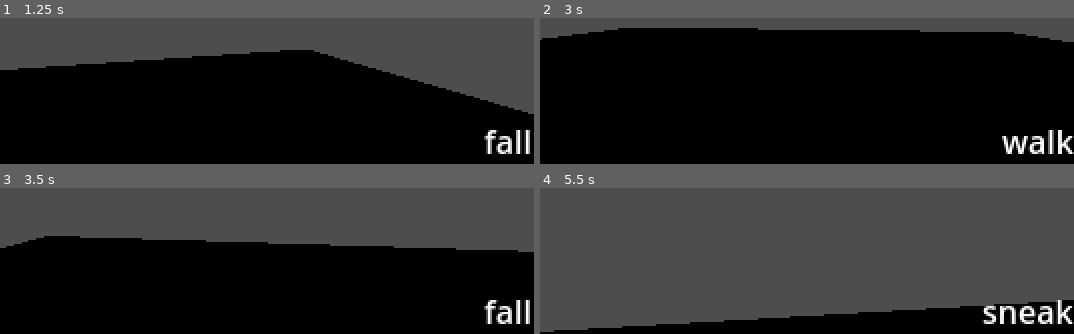
Above: before the commit, frames 1-4 (two rows, left to right).
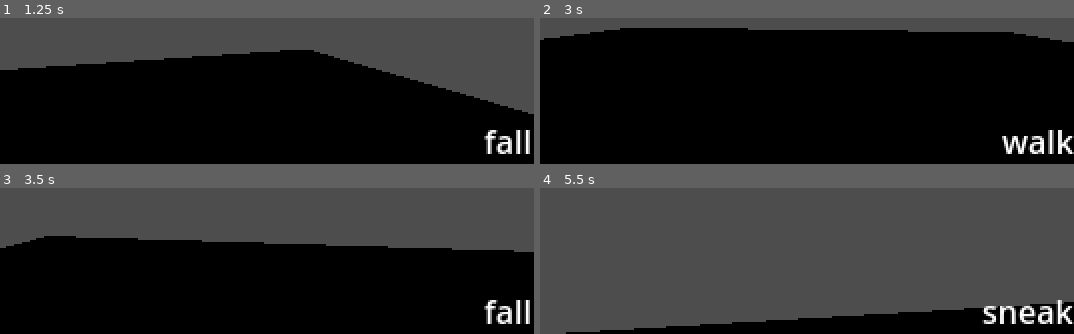
Above: after the commit, the same moments.

Repository: deinonymous/1st-3rd-Person-Base
Game: Godot game, scene res://scenes/world/world.tscn
Same seed, same stepped clock (60 frames per second), same inputs: the game is played once before the commit and once after it.
Inputs (mouse positions are in pixels of both pictures, inside the frame that each line leads up to):
- Up to frame 1 (1.25 s): tap Enter at 0.5 s; move the mouse to (outside the picture) at 0.52 s; hold W (mv_forward) from 0.53 s (still down); hold Ctrl (crouch) from 0.53 s (still down); tap Space (jump) at 0.77 s
- Up to frame 2 (3 s): keep holding W (mv_forward); move the mouse to (outside the picture) at 1.27 s; release Ctrl (crouch) at 1.28 s; tap Ctrl (crouch) at 1.35, 2.3, 2.85 s; tap Space (jump) at 1.52 s; move the mouse to (outside the picture) at 2.02 s; hold Shift (sprint) 2.03-2.78 s; move the mouse to (801, 19) at 2.77 s
- Up to frame 3 (3.5 s): keep holding W (mv_forward); tap Space (jump) at 3.02 s
- Up to frame 4 (5.5 s): keep holding W (mv_forward); move the mouse to (outside the picture) at 3.52 s; hold Ctrl (crouch) 3.53-4.28 s; tap Space (jump) at 3.77, 4.52 s; move the mouse to (outside the picture) at 4.27 s; tap Shift (sprint) at 4.35 s; tap Ctrl (crouch) at 4.55 s; move the mouse to (outside the picture) at 5.02 s; hold Ctrl (crouch) from 5.03 s (still down)

Frame 1 is identical in both runs. In frame 2, less than 0.1% of the frame differs, in the area x 0-72%, y 6-16%; in frame 3, less than 0.1%; in frame 4, 1.7%, in the area x 0-100%, y 76-100%.
Error before the commit: Invalid call. Nonexistent function 'sneak' in base 'Node3D (IdleState)'. (res://scripts/state/player-states/player_persistent_state.gd:67)
Error after the commit: Invalid call. Nonexistent function 'sneak' in base 'Node3D (IdleState)'. (res://scripts/state/player-states/player_persistent_state.gd:69)

Commit message:
tryna animate tho

Diff:
--- a/scenes/player.tscn
+++ b/scenes/player.tscn
@@ -1,16 +1,82 @@
-[gd_scene load_steps=12 format=3 uid="uid://dj8qxtraf6qq3"]
+[gd_scene load_steps=15 format=3 uid="uid://dj8qxtraf6qq3"]
 
 [ext_resource type="Script" path="res://scripts/state/player-states/player_persistent_state.gd" id="1_2ieie"]
 
 [sub_resource type="CapsuleShape3D" id="CapsuleShape3D_edq6b"]
 
 [sub_resource type="SphereShape3D" id="SphereShape3D_y670u"]
+
+[sub_resource type="CylinderMesh" id="CylinderMesh_rs64f"]
+top_radius = 0.2
+bottom_radius = 0.17
+height = 0.4
+radial_segments = 6
+rings = 1
+
+[sub_resource type="CapsuleMesh" id="CapsuleMesh_bijq0"]
+radius = 0.07
+height = 0.4
+
+[sub_resource type="CapsuleMesh" id="CapsuleMesh_mtugf"]
+radius = 0.09
+height = 0.4
+
+[sub_resource type="Animation" id="Animation_vysn6"]
+resource_name = "crouch"
 
 [sub_resource type="Animation" id="Animation_rehxu"]
 resource_name = "fall"
 
 [sub_resource type="Animation" id="Animation_ei50w"]
 resource_name = "idle"
+tracks/0/type = "value"
+tracks/0/imported = false
+tracks/0/enabled = true
+tracks/0/path = NodePath("BodyMeshes/TorsoMesh/ShoulderJointR:rotation")
+tracks/0/interp = 1
+tracks/0/loop_wrap = true
+tracks/0/keys = {
+"times": PackedFloat32Array(0),
+"transitions": PackedFloat32Array(1),
+"update": 0,
+"values": [Vector3(0, 0, 0)]
+}
+tracks/1/type = "value"
+tracks/1/imported = false
+tracks/1/enabled = true
+tracks/1/path = NodePath("BodyMeshes/TorsoMesh/ShoulderJointL:rotation")
+tracks/1/interp = 1
+tracks/1/loop_wrap = true
+tracks/1/keys = {
+"times": PackedFloat32Array(0),
+"transitions": PackedFloat32Array(1),
+"update": 0,
+"values": [Vector3(0, 0, 0)]
+}
+tracks/2/type = "value"
+tracks/2/imported = false
+tracks/2/enabled = true
+tracks/2/path = NodePath("BodyMeshes/TorsoMesh/HipJointL:rotation")
+tracks/2/interp = 1
+tracks/2/loop_wrap = true
+tracks/2/keys = {
+"times": PackedFloat32Array(0),
+"transitions": PackedFloat32Array(1),
+"update": 0,
+"values": [Vector3(0, 0, 0)]
+}
+tracks/3/type = "value"
+tracks/3/imported = false
+tracks/3/enabled = true
+tracks/3/path = NodePath("BodyMeshes/TorsoMesh/HipJointR:rotation")
+tracks/3/interp = 1
+tracks/3/loop_wrap = true
+tracks/3/keys = {
+"times": PackedFloat32Array(0),
+"transitions": PackedFloat32Array(1),
+"update": 0,
+"values": [Vector3(0, 0, 0)]
+}
 
 [sub_resource type="Animation" id="Animation_d021l"]
 resource_name = "jump"
@@ -18,14 +84,61 @@
 [sub_resource type="Animation" id="Animation_fevwm"]
 resource_name = "run"
 
+[sub_resource type="Animation" id="Animation_cq4wc"]
+resource_name = "sneak"
+
 [sub_resource type="Animation" id="Animation_prwmk"]
 resource_name = "walk"
-
-[sub_resource type="Animation" id="Animation_cq4wc"]
-resource_name = "sneak"
-
-[sub_resource type="Animation" id="Animation_vysn6"]
-resource_name = "crouch"
+length = 2.0
+loop_mode = 1
+tracks/0/type = "value"
+tracks/0/imported = false
+tracks/0/enabled = true
+tracks/0/path = NodePath("BodyMeshes/TorsoMesh/ShoulderJointR:rotation")
+tracks/0/interp = 2
+tracks/0/loop_wrap = true
+tracks/0/keys = {
+"times": PackedFloat32Array(0, 0.5, 1, 1.5),
+"transitions": PackedFloat32Array(1, 1, 1, 1),
+"update": 0,
+"values": [Vector3(0, 0, 0), Vector3(0.523599, 0, 0), Vector3(0, 0, 0), Vector3(-0.523599, 0, 0)]
+}
+tracks/1/type = "value"
+tracks/1/imported = false
+tracks/1/enabled = true
+tracks/1/path = NodePath("BodyMeshes/TorsoMesh/ShoulderJointL:rotation")
+tracks/1/interp = 2
+tracks/1/loop_wrap = true
+tracks/1/keys = {
+"times": PackedFloat32Array(0, 0.5, 1, 1.5),
+"transitions": PackedFloat32Array(1, 1, 1, 1),
+"update": 0,
+"values": [Vector3(0, 0, 0), Vector3(-0.523599, 0, 0), Vector3(0, 0, 0), Vector3(0.523599, 0, 0)]
+}
+tracks/2/type = "value"
+tracks/2/imported = false
+tracks/2/enabled = true
+tracks/2/path = NodePath("BodyMeshes/TorsoMesh/HipJointL:rotation")
+tracks/2/interp = 2
+tracks/2/loop_wrap = true
+tracks/2/keys = {
+"times": PackedFloat32Array(0, 0.5, 1, 1.5),
+"transitions": PackedFloat32Array(1, 1, 1, 1),
+"update": 0,
+"values": [Vector3(0, 0, 0), Vector3(0.523599, 0, 0), Vector3(0, 0, 0), Vector3(-0.523599, 0, 0)]
+}
+tracks/3/type = "value"
+tracks/3/imported = false
+tracks/3/enabled = true
+tracks/3/path = NodePath("BodyMeshes/TorsoMesh/HipJointR:rotation")
+tracks/3/interp = 2
+tracks/3/loop_wrap = true
+tracks/3/keys = {
+"times": PackedFloat32Array(0, 0.5, 1, 1.5),
+"transitions": PackedFloat32Array(1, 1, 1, 1),
+"update": 0,
+"values": [Vector3(0, 0, 0), Vector3(-0.523599, 0, 0), Vector3(0, 0, 0), Vector3(0.523599, 0, 0)]
+}
 
 [sub_resource type="AnimationLibrary" id="AnimationLibrary_i14f5"]
 _data = {
@@ -66,6 +179,47 @@
 [node name="Camera3D" type="Camera3D" parent="."]
 transform = Transform3D(1, 0, 0, 0, 1, 0, 0, 0, 1, 0, 0.5, 0)
 
+[node name="BodyMeshes" type="Node3D" parent="."]
+
+[node name="TorsoMesh" type="MeshInstance3D" parent="BodyMeshes"]
+transform = Transform3D(1, 0, 0, 0, 0.996195, 0.0871557, 0, -0.0871557, 0.996195, 0, 0, 0.24)
+mesh = SubResource("CylinderMesh_rs64f")
+
+[node name="ShoulderJointR" type="Node3D" parent="BodyMeshes/TorsoMesh"]
+transform = Transform3D(1, 0, 0, 0, 0.87591, 0.482474, 0, -0.482474, 0.87591, 0.214, 0.183, 0.016)
+
+[node name="UpperArmR" type="MeshInstance3D" parent="BodyMeshes/TorsoMesh/ShoulderJointR"]
+transform = Transform3D(0.942859, -0.331869, 0.0296658, 0.320165, 0.927051, 0.195122, -0.0922566, -0.174475, 0.980331, -0.0180326, -0.160171, 0.0200235)
+mesh = SubResource("CapsuleMesh_bijq0")
+
+[node name="ElbowJointR" type="Node3D" parent="BodyMeshes/TorsoMesh/ShoulderJointR/UpperArmR"]
+transform = Transform3D(1, -5.58794e-09, 0, 3.72529e-09, 1, -1.49012e-08, 0, 0, 1, -0.00798053, -0.162114, -0.0085054)
+
+[node name="ShoulderJointL" type="Node3D" parent="BodyMeshes/TorsoMesh"]
+transform = Transform3D(1, 0, 0, 0, 0.87591, -0.482474, 0, 0.482474, 0.87591, -0.214, 0.183, 0.016)
+
+[node name="UpperArmL2" type="MeshInstance3D" parent="BodyMeshes/TorsoMesh/ShoulderJointL"]
+transform = Transform3D(0.942554, 0.332782, 0.0291147, -0.331869, 0.922874, 0.195369, 0.0381462, -0.193808, 0.980298, 0.018, -0.16, 0.02)
+mesh = SubResource("CapsuleMesh_bijq0")
+skeleton = NodePath("../../ShoulderJointR")
+
+[node name="ElbowJointL" type="Node3D" parent="BodyMeshes/TorsoMesh/ShoulderJointL/UpperArmL2"]
+transform = Transform3D(0.778924, -0.627118, 0.000602655, 0.627118, 0.778924, -5.07236e-05, -0.000437692, 0.000417262, 1, 0.008, -0.162, -0.009)
+
+[node name="HipJointL" type="Node3D" parent="BodyMeshes/TorsoMesh"]
+transform = Transform3D(1, 0, 0, 0, 0.87591, 0.482474, 0, -0.482474, 0.87591, -0.121, -0.208, 0.018)
+
+[node name="ThighL" type="MeshInstance3D" parent="BodyMeshes/TorsoMesh/HipJointL"]
+transform = Transform3D(0.995686, 0.0876278, 0.0305041, -0.0778839, 0.968007, -0.238534, -0.0504303, 0.235129, 0.970655, 0.01, -0.157, -0.014)
+mesh = SubResource("CapsuleMesh_mtugf")
+
+[node name="HipJointR" type="Node3D" parent="BodyMeshes/TorsoMesh"]
+transform = Transform3D(1, 0, 0, 0, 0.87591, -0.482474, 0, 0.482474, 0.87591, 0.120809, -0.207552, -0.0181584)
+
+[node name="ThighR" type="MeshInstance3D" parent="BodyMeshes/TorsoMesh/HipJointR"]
+transform = Transform3D(0.996887, -0.0730511, 0.0296658, 0.0780409, 0.96781, -0.239278, -0.0112314, 0.240848, 0.970498, -0.0100828, -0.157213, -0.0137544)
+mesh = SubResource("CapsuleMesh_mtugf")
+
 [node name="AnimationPlayer" type="AnimationPlayer" parent="."]
 libraries = {
 "": SubResource("AnimationLibrary_i14f5")
--- a/scripts/state/player-states/player_persistent_state.gd
+++ b/scripts/state/player-states/player_persistent_state.gd
@@ -2,6 +2,7 @@
 
 class_name PlayerPersistentState
 
+@onready var body: Node3D = $BodyMeshes
 @onready var animation: AnimationPlayer = $AnimationPlayer
 @onready var foot_cast: ShapeCast3D = $FootCast
 @onready var camera: Camera3D = $Camera3D
@@ -38,6 +39,7 @@
     camera.rotation.y -= event.relative.x/40
     camera.rotation.x -= event.relative.y/40
     camera.rotation.x = clampf(camera.rotation.x, deg_to_rad(-80), deg_to_rad(80))
+    body.rotation.y = camera.rotation.y
 
 func _physics_process(_delta):
   handle_input()
@@ -102,7 +104,7 @@
 
 func view_bob(_delta):
   if velocity.length() and not velocity.y:
-    bob_time += _delta * 128 * velocity.length()
+    bob_time += _delta * 120 * velocity.length()
   camera.position.y = camera_current_height + sin(bob_time) / 25
 
 func transition_camera_height(_new_height):
